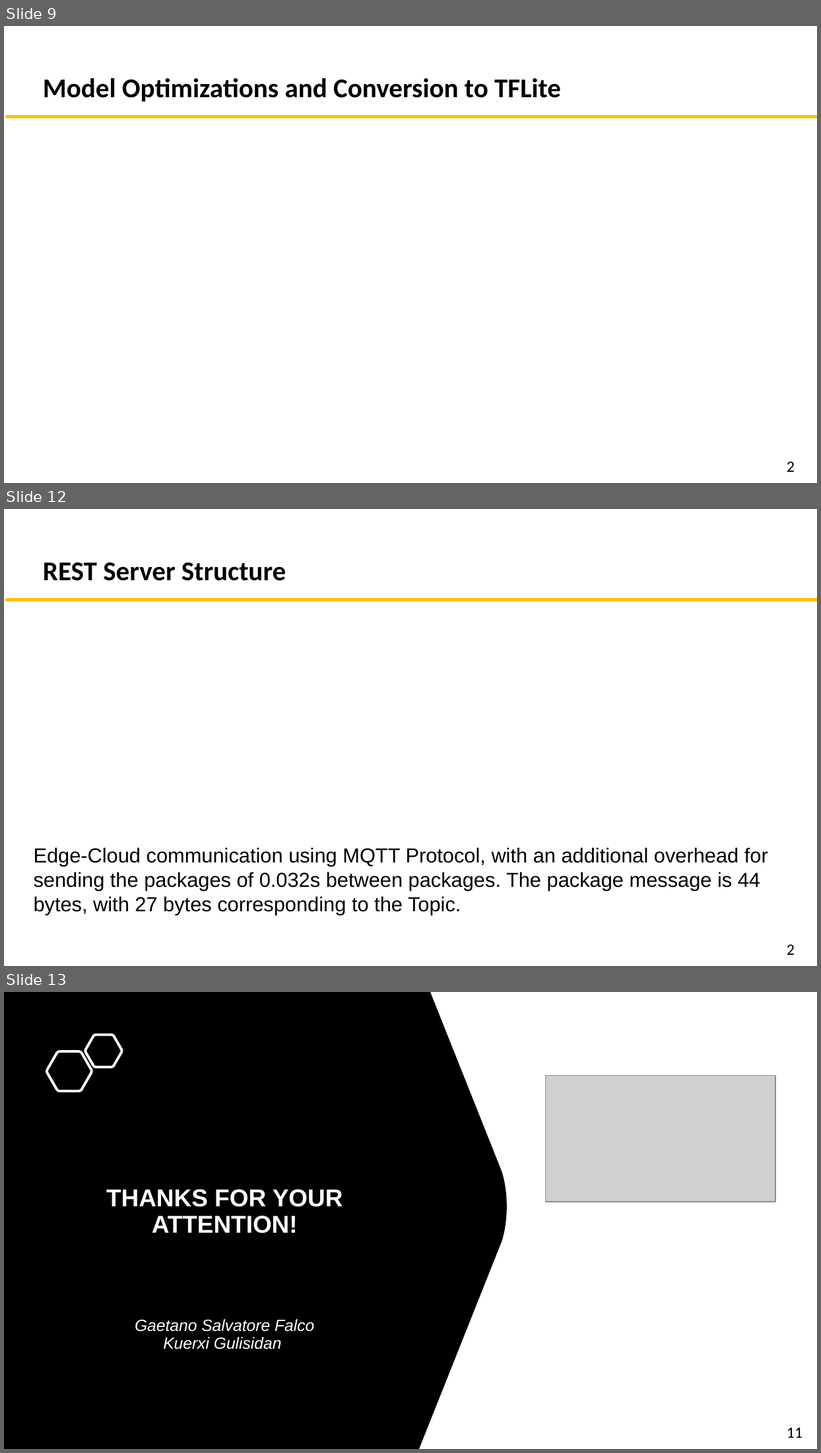
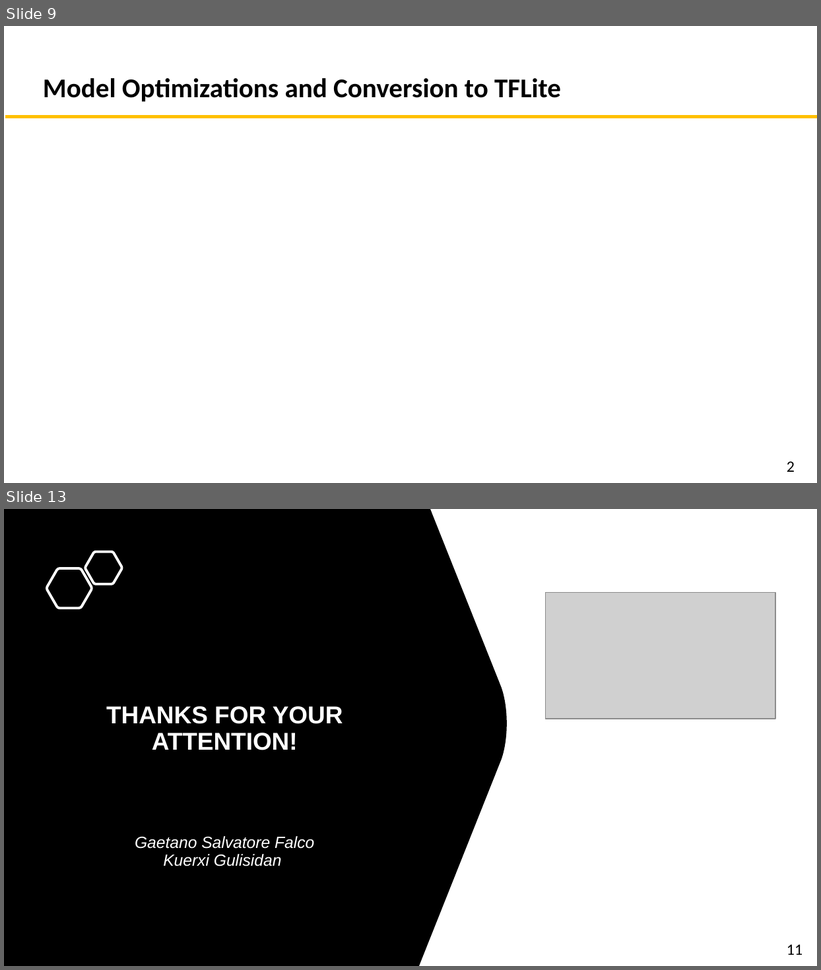
Before and after one commit to chowned/Audio-recognition-for-IOT, a slide deck: Project_Submission/Presentation.pptx. Shown one above the other, each under a label of ours: slides 9, 12 and 13 before the commit, slides 9 and 13 after it; the slides between them are not shown. The pictures are 821x1453 and 821x970 pixels, drawn with LibreOffice and Linux fonts; fonts in the diff are those of the drawing; grey boxes stand for pictures. Boxes give left, top, right and bottom in pixels: in the first picture for what was removed or moved away, otherwise in the second. Text is boxed around its words. In the diff, an @@ line names an element or a change of style, - is before the commit and + after.

Commit message:
added redis and Rest

```diff
--- a/Project_Submission/Presentation.pptx
+++ b/Project_Submission/Presentation.pptx
@@ slide 12 removed at [4, 509, 817, 966], background #FFFFFF @@
@@ text removed at [43, 562, 286, 581] @@
-REST Server Structure
@@ line removed from (5, 599) to (817, 599) @@
@@ text removed at [34, 848, 768, 915] @@
-Edge-Cloud communication using MQTT Protocol, with an additional overhead for sending the packages of 0.032s between packages. The package message is 44 bytes, with 27 bytes corresponding to the Topic.
@@ text removed at [787, 945, 795, 955] @@
-2
```
Also in this commit, not shown: 1 slide changed, 2 slides added, 1 other slide removed.
